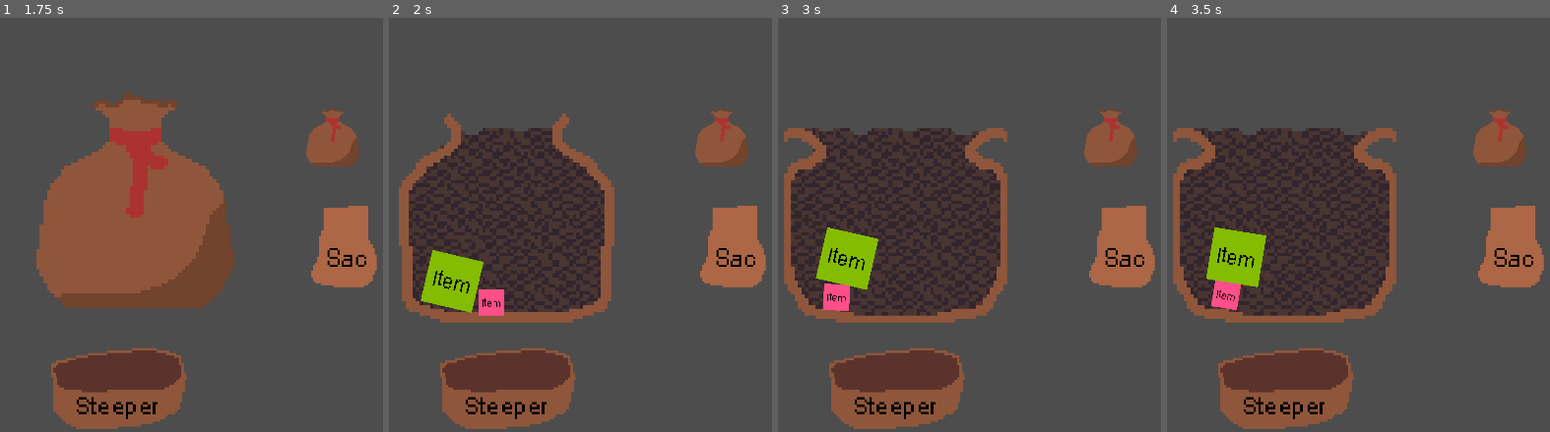
Above: before the commit, frames 1-4 (left to right).
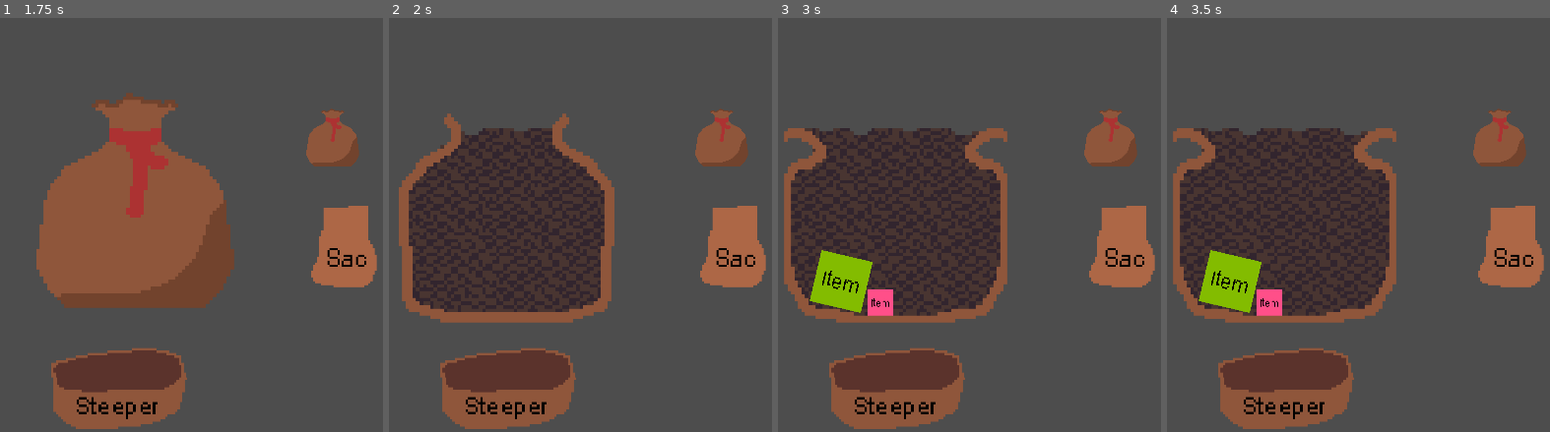
Above: after the commit, the same moments.

Repository: ThomasMcDonald904/TeaGame
Game: Godot game, scene res://scenes/brewdio.tscn
The game is run twice, just before and just after one commit, with the same random seed, the same clock (stepped at 60 frames per second) and the same inputs. This scene is started directly instead of the project's main scene.
Inputs (mouse positions are in pixels of both pictures, inside the frame that each line leads up to):
- Up to frame 1 (1.75 s): tap Enter at 0.5 s; move the mouse to (333, 51) at 0.52 s; press the mouse at (333, 51) at 0.53 s; move the mouse to (333, 138) at 1.27 s; release the mouse at (333, 138) at 1.28 s; click (333, 138) at 1.35 s
- Up to frame 2 (2 s): no input
- Up to frame 3 (3 s): move the mouse to (881, 303) at 2.02 s; press the mouse at (881, 303) at 2.03 s; tap Space at 2.75 s; move the mouse to (839, 282) at 2.77 s; release the mouse at (839, 282) at 2.78 s; click (839, 282) at 2.85 s
- Up to frame 4 (3.5 s): no input

Frame 1 is identical in both runs. In frame 2, 2.2% of the frame differs, in the area x 8-31%, y 56-72%; in frame 3, 2.2%; in frame 4, 2.3%, in the area x 8-31%, y 50-72%.

Commit message:
Made much less reliant on AnimationPlayer
Robustucio

Diff:
--- a/scenes/pouch.tscn
+++ b/scenes/pouch.tscn
@@ -108,18 +108,6 @@
 "update": 1,
 "values": [&"opening", &"closed"]
 }
-tracks/4/type = "value"
-tracks/4/imported = false
-tracks/4/enabled = true
-tracks/4/path = NodePath(".:is_opened")
-tracks/4/interp = 1
-tracks/4/loop_wrap = true
-tracks/4/keys = {
-"times": PackedFloat32Array(1.5),
-"transitions": PackedFloat32Array(1),
-"update": 1,
-"values": [false]
-}
 
 [sub_resource type="Animation" id="Animation_eo8aw"]
 resource_name = "Opening"
@@ -172,32 +160,6 @@
 "update": 1,
 "values": [&"closed", &"closed", &"opening"]
 }
-tracks/4/type = "method"
-tracks/4/imported = false
-tracks/4/enabled = true
-tracks/4/path = NodePath(".")
-tracks/4/interp = 1
-tracks/4/loop_wrap = true
-tracks/4/keys = {
-"times": PackedFloat32Array(1.3),
-"transitions": PackedFloat32Array(1),
-"values": [{
-"args": [],
-"method": &"set_items_visible"
-}]
-}
-tracks/5/type = "value"
-tracks/5/imported = false
-tracks/5/enabled = true
-tracks/5/path = NodePath(".:is_opened")
-tracks/5/interp = 1
-tracks/5/loop_wrap = true
-tracks/5/keys = {
-"times": PackedFloat32Array(0, 1.3),
-"transitions": PackedFloat32Array(1, 1),
-"update": 1,
-"values": [false, true]
-}
 
 [sub_resource type="AnimationLibrary" id="AnimationLibrary_vp3xy"]
 _data = {
--- a/scenes/sac.tscn
+++ b/scenes/sac.tscn
@@ -98,22 +98,10 @@
 tracks/3/type = "value"
 tracks/3/imported = false
 tracks/3/enabled = true
-tracks/3/path = NodePath(".:is_opened")
+tracks/3/path = NodePath(".:frame")
 tracks/3/interp = 1
 tracks/3/loop_wrap = true
 tracks/3/keys = {
-"times": PackedFloat32Array(1.5),
-"transitions": PackedFloat32Array(1),
-"update": 1,
-"values": [false]
-}
-tracks/4/type = "value"
-tracks/4/imported = false
-tracks/4/enabled = true
-tracks/4/path = NodePath(".:frame")
-tracks/4/interp = 1
-tracks/4/loop_wrap = true
-tracks/4/keys = {
 "times": PackedFloat32Array(0, 0.1, 0.2, 0.3),
 "transitions": PackedFloat32Array(1, 1, 1, 1),
 "update": 1,
@@ -171,32 +159,6 @@
 "update": 1,
 "values": [&"closed", &"opening"]
 }
-tracks/4/type = "method"
-tracks/4/imported = false
-tracks/4/enabled = true
-tracks/4/path = NodePath(".")
-tracks/4/interp = 1
-tracks/4/loop_wrap = true
-tracks/4/keys = {
-"times": PackedFloat32Array(1.5),
-"transitions": PackedFloat32Array(1),
-"values": [{
-"args": [],
-"method": &"set_items_visible"
-}]
-}
-tracks/5/type = "value"
-tracks/5/imported = false
-tracks/5/enabled = true
-tracks/5/path = NodePath(".:is_opened")
-tracks/5/interp = 1
-tracks/5/loop_wrap = true
-tracks/5/keys = {
-"times": PackedFloat32Array(0, 1.5),
-"transitions": PackedFloat32Array(1, 1),
-"update": 1,
-"values": [false, true]
-}
 
 [sub_resource type="AnimationLibrary" id="AnimationLibrary_3ocka"]
 _data = {
--- a/scenes/steeper.tscn
+++ b/scenes/steeper.tscn
@@ -44,132 +44,6 @@
 "name": &"opening",
 "speed": 5.0
 }]
-
-[sub_resource type="Animation" id="Animation_6fu2y"]
-resource_name = "Opening"
-length = 1.5
-tracks/0/type = "value"
-tracks/0/imported = false
-tracks/0/enabled = true
-tracks/0/path = NodePath(".:position")
-tracks/0/interp = 1
-tracks/0/loop_wrap = true
-tracks/0/keys = {
-"times": PackedFloat32Array(0, 1.5),
-"transitions": PackedFloat32Array(0.5, 1),
-"update": 0,
-"values": [Vector2(0, 0), Vector2(960, 540)]
-}
-tracks/1/type = "value"
-tracks/1/imported = false
-tracks/1/enabled = true
-tracks/1/path = NodePath(".:scale")
-tracks/1/interp = 1
-tracks/1/loop_wrap = true
-tracks/1/keys = {
-"times": PackedFloat32Array(0, 1.5),
-"transitions": PackedFloat32Array(0.5, 1),
-"update": 0,
-"values": [Vector2(6, 6), Vector2(10, 10)]
-}
-tracks/2/type = "value"
-tracks/2/imported = false
-tracks/2/enabled = true
-tracks/2/path = NodePath(".:is_opened")
-tracks/2/interp = 1
-tracks/2/loop_wrap = true
-tracks/2/keys = {
-"times": PackedFloat32Array(0, 1.5),
-"transitions": PackedFloat32Array(1, 1),
-"update": 1,
-"values": [false, true]
-}
-tracks/3/type = "method"
-tracks/3/imported = false
-tracks/3/enabled = true
-tracks/3/path = NodePath(".")
-tracks/3/interp = 1
-tracks/3/loop_wrap = true
-tracks/3/keys = {
-"times": PackedFloat32Array(1.5),
-"transitions": PackedFloat32Array(1),
-"values": [{
-"args": [],
-"method": &"set_items_visible"
-}]
-}
-tracks/4/type = "value"
-tracks/4/imported = false
-tracks/4/enabled = true
-tracks/4/path = NodePath(".:animation")
-tracks/4/interp = 1
-tracks/4/loop_wrap = true
-tracks/4/keys = {
-"times": PackedFloat32Array(0, 1.2, 1.3),
-"transitions": PackedFloat32Array(1, 1, 1),
-"update": 1,
-"values": [&"closed", &"closed", &"opening"]
-}
-tracks/5/type = "value"
-tracks/5/imported = false
-tracks/5/enabled = true
-tracks/5/path = NodePath(".:frame")
-tracks/5/interp = 1
-tracks/5/loop_wrap = true
-tracks/5/keys = {
-"times": PackedFloat32Array(0, 1.2, 1.3, 1.4, 1.5),
-"transitions": PackedFloat32Array(1, 1, 1, 1, 1),
-"update": 2,
-"values": [0, 0, 0, 1, 2]
-}
-tracks/6/type = "value"
-tracks/6/imported = false
-tracks/6/enabled = true
-tracks/6/path = NodePath("FrontFace:visible")
-tracks/6/interp = 1
-tracks/6/loop_wrap = true
-tracks/6/keys = {
-"times": PackedFloat32Array(0),
-"transitions": PackedFloat32Array(1),
-"update": 1,
-"values": [false]
-}
-tracks/7/type = "value"
-tracks/7/imported = false
-tracks/7/enabled = true
-tracks/7/path = NodePath("Sides/CollisionPolygon2D:disabled")
-tracks/7/interp = 1
-tracks/7/loop_wrap = true
-tracks/7/keys = {
-"times": PackedFloat32Array(0),
-"transitions": PackedFloat32Array(1),
-"update": 1,
-"values": [true]
-}
-tracks/8/type = "value"
-tracks/8/imported = false
-tracks/8/enabled = true
-tracks/8/path = NodePath(".:is_resting")
-tracks/8/interp = 1
-tracks/8/loop_wrap = true
-tracks/8/keys = {
-"times": PackedFloat32Array(0),
-"transitions": PackedFloat32Array(1),
-"update": 1,
-"values": [false]
-}
-tracks/9/type = "value"
-tracks/9/imported = false
-tracks/9/enabled = true
-tracks/9/path = NodePath("EntranceBoundary/CollisionPolygon2D:disabled")
-tracks/9/interp = 1
-tracks/9/loop_wrap = true
-tracks/9/keys = {
-"times": PackedFloat32Array(0),
-"transitions": PackedFloat32Array(1),
-"update": 1,
-"values": [true]
-}
 
 [sub_resource type="Animation" id="Animation_3bcbv"]
 resource_name = "Closing"
@@ -201,86 +75,26 @@
 tracks/2/type = "value"
 tracks/2/imported = false
 tracks/2/enabled = true
-tracks/2/path = NodePath(".:is_opened")
+tracks/2/path = NodePath(".:animation")
 tracks/2/interp = 1
 tracks/2/loop_wrap = true
 tracks/2/keys = {
-"times": PackedFloat32Array(1.5),
-"transitions": PackedFloat32Array(1),
-"update": 1,
-"values": [false]
-}
-tracks/3/type = "value"
-tracks/3/imported = false
-tracks/3/enabled = true
-tracks/3/path = NodePath(".:animation")
-tracks/3/interp = 1
-tracks/3/loop_wrap = true
-tracks/3/keys = {
 "times": PackedFloat32Array(0, 0.3),
 "transitions": PackedFloat32Array(1, 1),
 "update": 1,
 "values": [&"opening", &"closed"]
 }
-tracks/4/type = "value"
-tracks/4/imported = false
-tracks/4/enabled = true
-tracks/4/path = NodePath(".:frame")
-tracks/4/interp = 1
-tracks/4/loop_wrap = true
-tracks/4/keys = {
+tracks/3/type = "value"
+tracks/3/imported = false
+tracks/3/enabled = true
+tracks/3/path = NodePath(".:frame")
+tracks/3/interp = 1
+tracks/3/loop_wrap = true
+tracks/3/keys = {
 "times": PackedFloat32Array(0, 0.1, 0.2, 0.3),
 "transitions": PackedFloat32Array(1, 1, 1, 1),
 "update": 2,
 "values": [2, 1, 0, 0]
-}
-tracks/5/type = "value"
-tracks/5/imported = false
-tracks/5/enabled = true
-tracks/5/path = NodePath("FrontFace:visible")
-tracks/5/interp = 1
-tracks/5/loop_wrap = true
-tracks/5/keys = {
-"times": PackedFloat32Array(1.5),
-"transitions": PackedFloat32Array(1),
-"update": 1,
-"values": [true]
-}
-tracks/6/type = "value"
-tracks/6/imported = false
-tracks/6/enabled = true
-tracks/6/path = NodePath("Sides/CollisionPolygon2D:disabled")
-tracks/6/interp = 1
-tracks/6/loop_wrap = true
-tracks/6/keys = {
-"times": PackedFloat32Array(1.5),
-"transitions": PackedFloat32Array(1),
-"update": 1,
-"values": [false]
-}
-tracks/7/type = "value"
-tracks/7/imported = false
-tracks/7/enabled = true
-tracks/7/path = NodePath(".:is_resting")
-tracks/7/interp = 1
-tracks/7/loop_wrap = true
-tracks/7/keys = {
-"times": PackedFloat32Array(1.5),
-"transitions": PackedFloat32Array(1),
-"update": 1,
-"values": [true]
-}
-tracks/8/type = "value"
-tracks/8/imported = false
-tracks/8/enabled = true
-tracks/8/path = NodePath("EntranceBoundary/CollisionPolygon2D:disabled")
-tracks/8/interp = 1
-tracks/8/loop_wrap = true
-tracks/8/keys = {
-"times": PackedFloat32Array(1.5),
-"transitions": PackedFloat32Array(1),
-"update": 1,
-"values": [false]
 }
 
 [sub_resource type="Animation" id="Animation_s1iv8"]
@@ -300,72 +114,74 @@
 "values": [Vector2(6, 6), Vector2(8, 8), Vector2(6, 6)]
 }
 
-[sub_resource type="Animation" id="Animation_0ar6m"]
-resource_name = "RESET"
+[sub_resource type="Animation" id="Animation_6fu2y"]
+resource_name = "Opening"
+length = 1.5
 tracks/0/type = "value"
 tracks/0/imported = false
 tracks/0/enabled = true
-tracks/0/path = NodePath("Sides/CollisionPolygon2D:disabled")
+tracks/0/path = NodePath(".:position")
 tracks/0/interp = 1
 tracks/0/loop_wrap = true
 tracks/0/keys = {
-"times": PackedFloat32Array(0),
-"transitions": PackedFloat32Array(1),
-"update": 1,
-"values": [false]
+"times": PackedFloat32Array(0, 1.5),
+"transitions": PackedFloat32Array(0.5, 1),
+"update": 0,
+"values": [Vector2(0, 0), Vector2(960, 540)]
 }
 tracks/1/type = "value"
 tracks/1/imported = false
 tracks/1/enabled = true
-tracks/1/path = NodePath("FrontFace:visible")
+tracks/1/path = NodePath(".:scale")
 tracks/1/interp = 1
 tracks/1/loop_wrap = true
 tracks/1/keys = {
-"times": PackedFloat32Array(0),
-"transitions": PackedFloat32Array(1),
-"update": 1,
-"values": [true]
+"times": PackedFloat32Array(0, 1.5),
+"transitions": PackedFloat32Array(0.5, 1),
+"update": 0,
+"values": [Vector2(6, 6), Vector2(10, 10)]
 }
 tracks/2/type = "value"
 tracks/2/imported = false
 tracks/2/enabled = true
-tracks/2/path = NodePath(".:is_resting")
+tracks/2/path = NodePath(".:animation")
 tracks/2/interp = 1
 tracks/2/loop_wrap = true
 tracks/2/keys = {
-"times": PackedFloat32Array(0),
-"transitions": PackedFloat32Array(1),
+"times": PackedFloat32Array(0, 1.2, 1.3),
+"transitions": PackedFloat32Array(1, 1, 1),
 "update": 1,
-"values": [true]
+"values": [&"closed", &"closed", &"opening"]
 }
 tracks/3/type = "value"
 tracks/3/imported = false
 tracks/3/enabled = true
-tracks/3/path = NodePath("EntranceBoundary/CollisionPolygon2D:disabled")
+tracks/3/path = NodePath(".:frame")
 tracks/3/interp = 1
 tracks/3/loop_wrap = true
 tracks/3/keys = {
-"times": PackedFloat32Array(0),
-"transitions": PackedFloat32Array(1),
+"times": PackedFloat32Array(0, 1.2, 1.3, 1.4, 1.5),
+"transitions": PackedFloat32Array(1, 1, 1, 1, 1),
 "update": 1,
-"values": [false]
+"values": [0, 0, 0, 1, 2]
 }
 
 [sub_resource type="AnimationLibrary" id="AnimationLibrary_py48b"]
 _data = {
 "Closing": SubResource("Animation_3bcbv"),
 "HoldItem": SubResource("Animation_s1iv8"),
-"Opening": SubResource("Animation_6fu2y"),
-"RESET": SubResource("Animation_0ar6m")
-}
-
-[node name="Steeper" type="AnimatedSprite2D" node_paths=PackedStringArray("entrance_boundary", "sides", "area2d", "animation_player")]
+"Opening": SubResource("Animation_6fu2y")
+}
+
+[node name="Steeper" type="AnimatedSprite2D" node_paths=PackedStringArray("entrance_boundary", "sides", "front_face", "area2d", "animation_player")]
 scale = Vector2(6, 6)
 sprite_frames = SubResource("SpriteFrames_svudy")
 animation = &"closed"
 script = ExtResource("2_4hofi")
+is_resting = false
 entrance_boundary = NodePath("EntranceBoundary")
 sides = NodePath("Sides")
+front_face = NodePath("FrontFace")
 area2d = NodePath("Area2D")
 animation_player = NodePath("AnimationPlayer")
 
@@ -376,6 +192,7 @@
 polygon = PackedVector2Array(-25.8333, -15.5, -11.6667, -18.6667, 6.83333, -21.1667, 17, -21.1667, 26.8333, -17.6667, 29, -10.6667, 28.1667, -3.16667, 26, 4.5, 19.8333, 7.66667, 14.8333, 9.83333, 10.1667, 10.8333, 0.666667, 12, -15.8333, 12, -24.8333, 5.16667, -26.3333, -9.16667)
 
 [node name="FrontFace" type="Sprite2D" parent="."]
+visible = false
 z_index = 1
 position = Vector2(0.5, -4)
 texture = ExtResource("3_lxd5b")
@@ -390,9 +207,11 @@
 [node name="CollisionPolygon2D" type="CollisionPolygon2D" parent="Sides"]
 visible = false
 polygon = PackedVector2Array(-23.6667, -15.1667, -23.6667, 5.33333, -15.8333, 11.6667, 8.5, 11.1667, 23.3333, 6.5, 27.1667, 1.66667, 26.3333, -16.8333, 28.5, -17, 29.3333, 3.16667, 24.3333, 8.66667, 10, 12.8333, -15.8333, 13.6667, -26.6667, 6.5, -26.8333, -15.1667)
+disabled = true
 
 [node name="EntranceBoundary" type="Area2D" parent="."]
 
 [node name="CollisionPolygon2D" type="CollisionPolygon2D" parent="EntranceBoundary"]
 visible = false
 polygon = PackedVector2Array(-24.3333, 4.5, -16, 11.8333, 7.5, 11.1667, 23.1667, 7, 27.1667, 1.83333)
+disabled = true
--- a/scripts/container.gd
+++ b/scripts/container.gd
@@ -84,6 +84,13 @@
 
 func _on_animation_player_animation_finished(_anim_name):
 	Globals.can_open_container = true
+	if _anim_name == "Opening":
+		is_opened = true
+		set_items_visible()
+	if _anim_name == "Closing":
+		is_opened = false
 
 func _on_animation_player_animation_started(_anim_name):
 	Globals.can_open_container = false
+	if _anim_name == "Opening":
+		is_opened = false
--- a/scripts/open_container.gd
+++ b/scripts/open_container.gd
@@ -4,13 +4,19 @@
 
 @export var entrance_boundary: Area2D
 @export var sides: StaticBody2D
+@export var front_face: Sprite2D
 
 func _ready():
 	super()
 	entrance_boundary.connect("body_entered", entrance_boundary_entered)
+	animation_player.connect("animation_finished", open_container_anim_finished)
+	animation_player.connect("animation_started", open_container_anim_started)
+	sides.get_child(0).disabled = false
+	entrance_boundary.get_child(0).disabled = false
+	front_face.visible = true
+	is_resting = true
 
-
-func _process(delta):
+func _process(_delta):
 	if Globals.item_held:
 		sides.get_child(0).disabled = true
 	else:
@@ -28,3 +34,17 @@
 	if is_resting and body.get_parent() != self:
 		Globals.selected_inventory_object = self
 		body.in_open_container = true
+
+func open_container_anim_finished(anim_name):
+	if anim_name == "Closing":
+		is_resting = true
+		front_face.visible = true
+		sides.get_child(0).disabled = false
+		entrance_boundary.get_child(0).disabled = false
+
+func open_container_anim_started(anim_name):
+	if anim_name == "Opening":
+		front_face.visible = false
+		is_resting = false
+		sides.get_child(0).disabled = true
+		entrance_boundary.get_child(0).disabled = true
Not shown: 1 places in scenes/steeper.tscn that only renumber resources
